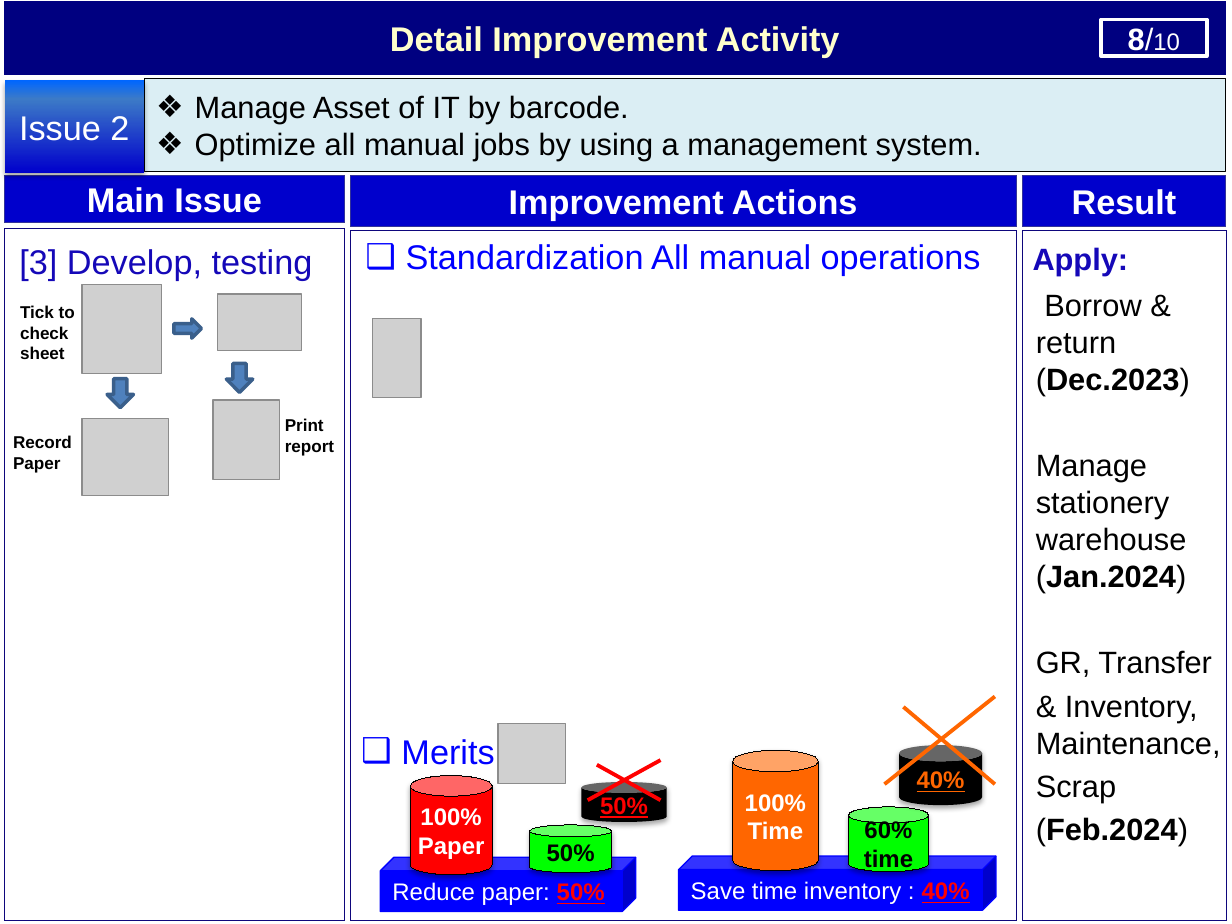
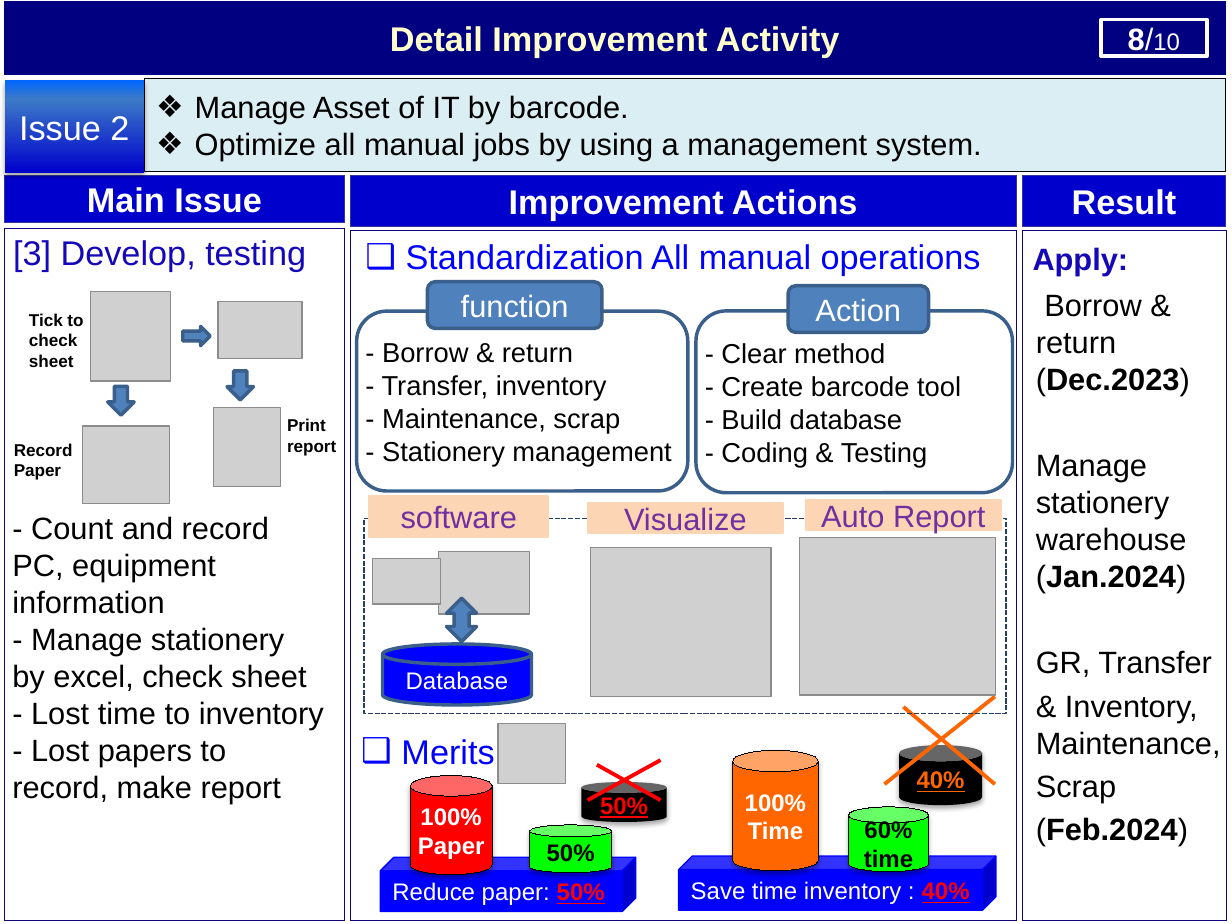
Before and after one commit to thietbicongnghevietnam/ReportPSNV, a slide deck: slide 9 of Report_test.pptx (slide 11 before the commit). Drawn at 1232x924 pixels with LibreOffice and Linux fonts; fonts in the diff are those of the drawing; grey boxes stand for pictures. Boxes give left, top, right and bottom in pixels: in the first picture for what was removed or moved away, otherwise in the second. Text is boxed around its words. In the diff, an @@ line names an element or a change of style, - is before the commit and + after.

Commit message:
24012024a

```diff
--- a/Report_test.pptx
+++ b/Report_test.pptx
@@ text "[3] Develop, testing": place and size @@
-text "[3] Develop, testing" at box(19, 249, 313, 280)
+text "[3] Develop, testing" at box(13, 240, 306, 272)
@@ rounded rectangle added at box(428, 282, 602, 329), fill #4F81BD, outline #3A5F8C 2 pt, 18 pt, text #FFFFFF @@
+function
@@ rounded rectangle added at box(788, 286, 929, 333), fill #4F81BD, outline #3A5F8C 2 pt, 18 pt, text #FFFFFF @@
+Action
@@ 1 picture, 1 text, 1 right arrow: place and size @@
-1 picture, 1 text, 1 right arrow at box(20, 285, 201, 373)
+1 picture, 1 text, 1 right arrow at box(29, 292, 209, 381)
@@ rounded rectangle added at box(357, 312, 689, 492), outline #3A5F8C 2 pt, 16 pt, text #000000 @@
+- Borrow & return
+- Transfer, inventory
+- Maintenance, scrap
+- Stationery management
@@ picture removed at box(372, 319, 420, 398) @@
@@ rounded rectangle added at box(696, 310, 1013, 493), outline #3A5F8C 2 pt, 16 pt, text #000000 @@
+- Clear method
+- Create barcode tool
+- Build database
+- Coding & Testing
@@ 2 pictures, 2 down arrows: place and size @@
-2 pictures, 2 down arrows at box(107, 294, 301, 479)
+2 pictures, 2 down arrows at box(107, 302, 302, 487)
@@ text "Record Paper": place and size @@
-text "Record Paper" at box(13, 435, 72, 473)
+text "Record Paper" at box(14, 443, 73, 480)
@@ picture: place and size @@
-picture at box(83, 419, 169, 496)
+picture at box(83, 426, 169, 504)
@@ rectangle added at box(370, 496, 548, 537), fill #FCD5B5, outline #FCD5B5 1 pt, 18 pt, text #7030A0 @@
+software
@@ rectangle added at box(588, 503, 784, 533), fill #FCD5B5, outline #FCD5B5 1 pt, 18 pt, text #7030A0 @@
+Visualize
@@ rectangle added at box(806, 500, 1002, 531), fill #FCD5B5, outline #FCD5B5 1 pt, 18 pt, text #7030A0 @@
+Auto Report
@@ text added at box(12, 516, 324, 803), 18 pt, text #000000 @@
+- Count and record PC, equipment information
+- Manage stationery by excel, check sheet
+- Lost time to inventory
+- Lost papers to record, make report
@@ rectangle added at box(365, 519, 1007, 713), outline #254061 1 pt dashed @@
@@ picture added at box(800, 537, 995, 695) @@
@@ picture added at box(372, 559, 441, 605) @@
@@ picture added at box(439, 551, 530, 614) @@
@@ picture added at box(590, 547, 771, 696) @@
@@ up down arrow added at box(446, 599, 476, 642), fill #4F81BD, outline #3A5F8C 2 pt @@
@@ cylinder added at box(383, 644, 532, 706), fill #0000FF, outline #3A5F8C 2 pt, 14 pt, text #FFFFFF @@
+Database
```
Also in this commit, not shown: 3 other slides changed, 1 slide added, 2 slides removed.
